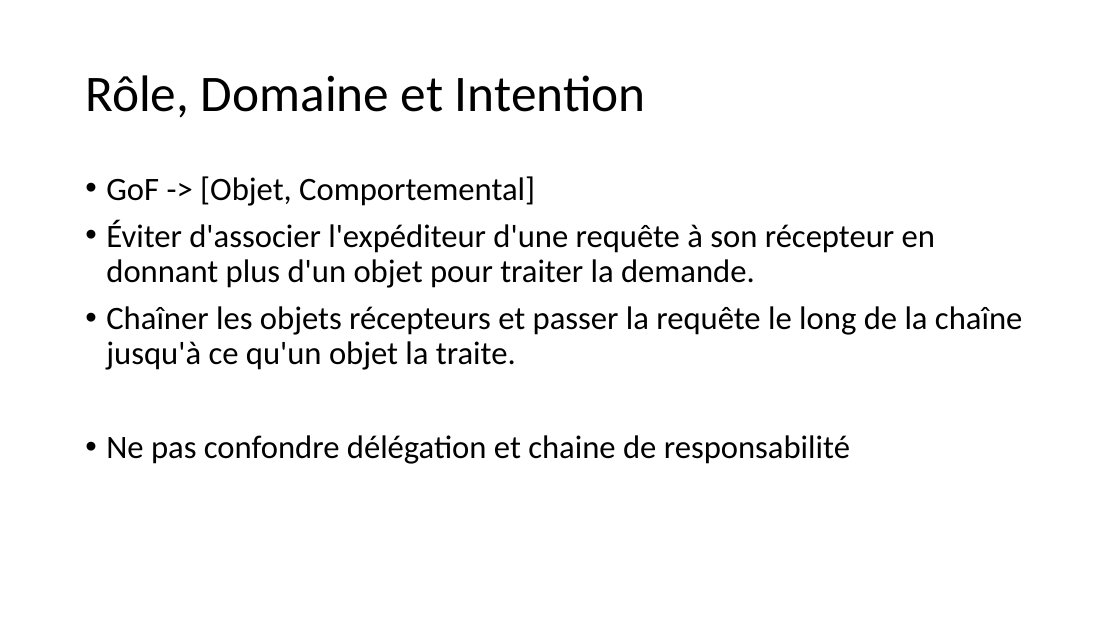
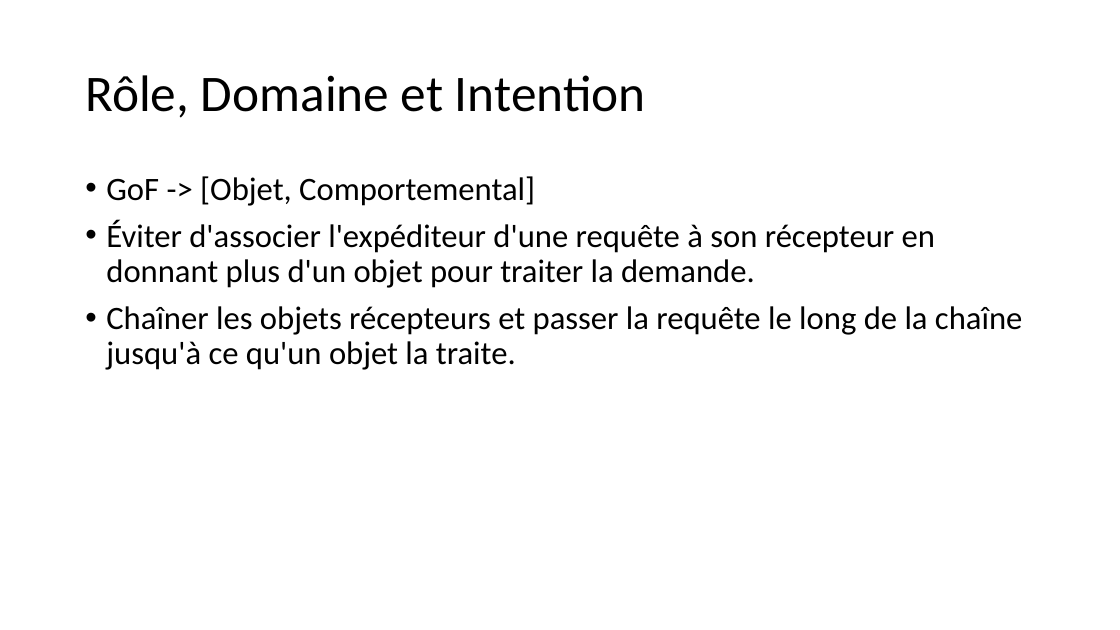
Before and after one commit to FontaineRiant/CoRe, a slide deck: slide 2 of presentation/chaine_responsabilite.pptx. Drawn at 1120x630 pixels with LibreOffice and Linux fonts; fonts in the diff are those of the drawing. Boxes give left, top, right and bottom in pixels: in the first picture for what was removed or moved away, otherwise in the second. Text is boxed around its words. In the diff, an @@ line names an element or a change of style, - is before the commit and + after.

```diff
--- a/presentation/chaine_responsabilite.pptx
+++ b/presentation/chaine_responsabilite.pptx
@@ text at (x1=106, y1=435, x2=850, y2=464): paragraph removed @@
-• Ne pas confondre délégation et chaine de responsabilité
```
Also in this commit, not shown: 3 other slides changed, 6 slides added.
